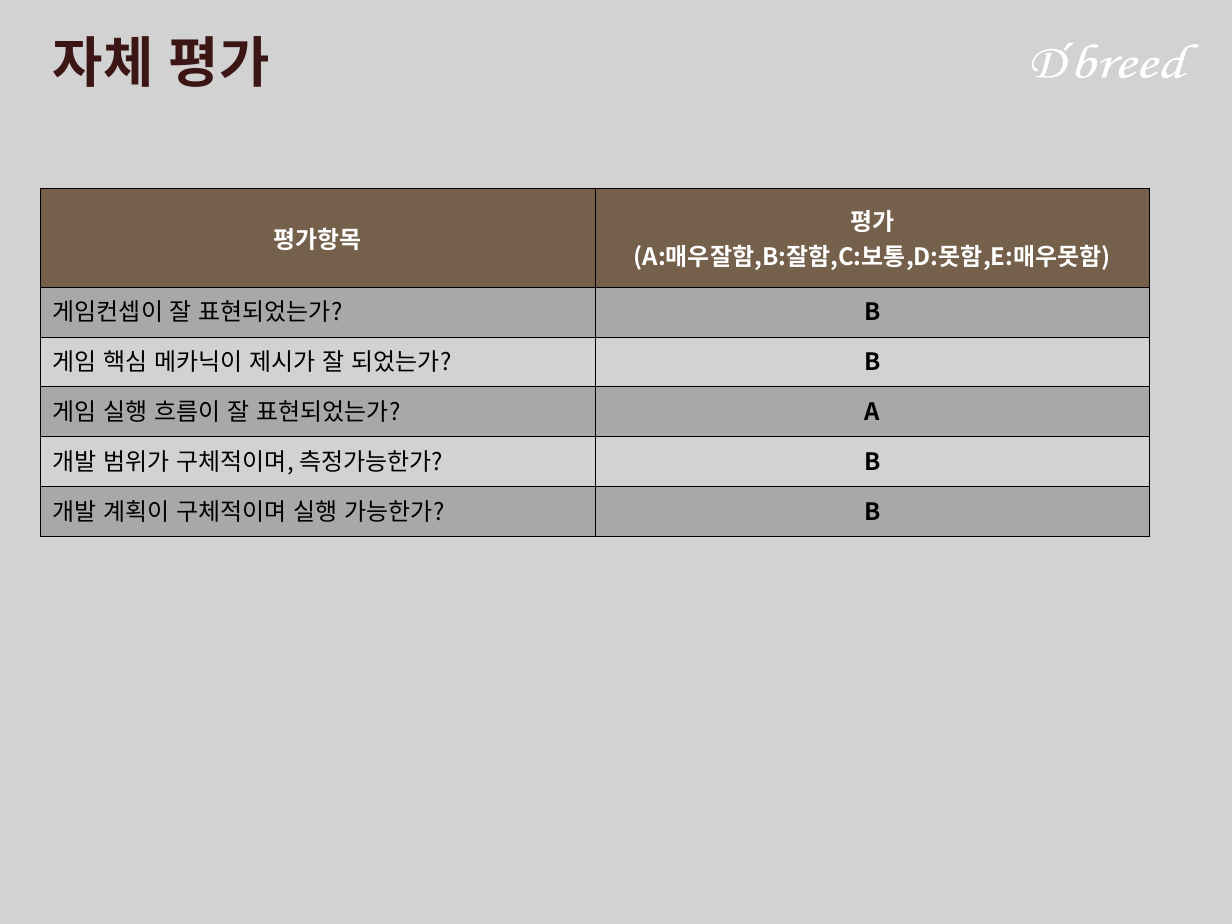
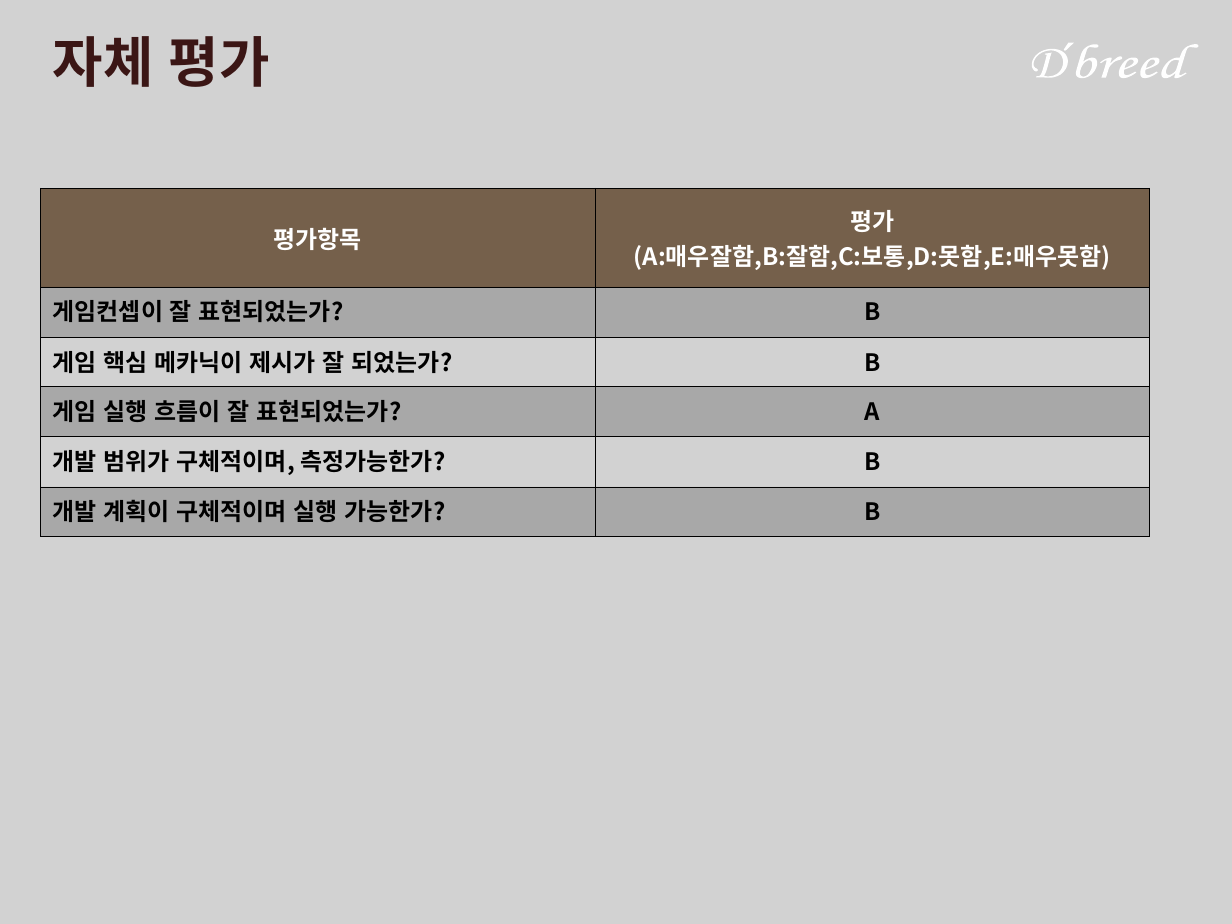
Before and after one commit to doood4/2DGAME, a slide deck: slide 9 of ppt/2016182037 1차프로젝트발표.ppt. Drawn at 1232x924 pixels with LibreOffice and Linux fonts; fonts in the diff are those of the drawing; background and template pictures are left out. Boxes give left, top, right and bottom in pixels: in the first picture for what was removed or moved away, otherwise in the second. Text is boxed around its words. In the diff, an @@ line names an element or a change of style, - is before the commit and + after.

```diff
--- a/ppt/2016182037 1차프로젝트발표.ppt
+++ b/ppt/2016182037 1차프로젝트발표.ppt
@@ table at [41,188,1149,526] @@
@@ bold on in "게임컨셉이 잘 표현되었는가?", "게임 핵심 메카닉이 제시가 잘 되었는가?", "게임 실행 흐름이 잘 표현되었는가?", "개발 범위가 구체적이며, 측정가능한가?" and 1 more places @@
```
Also in this commit, not shown: 3 other slides changed.
